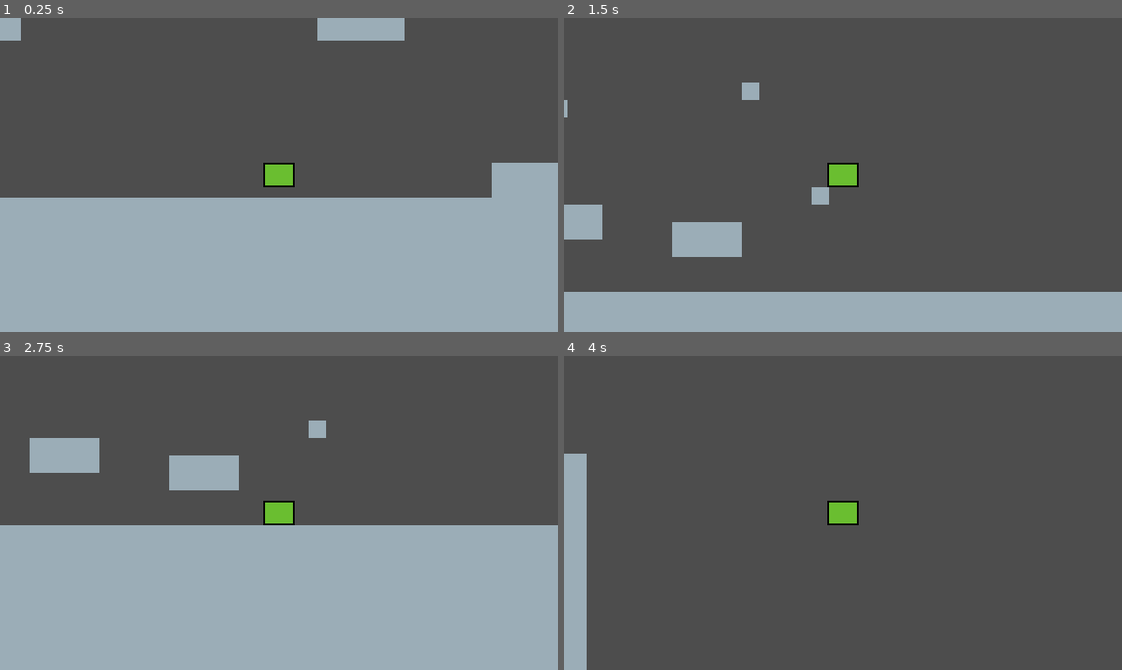
Above: before the commit, frames 1-4 (two rows, left to right).
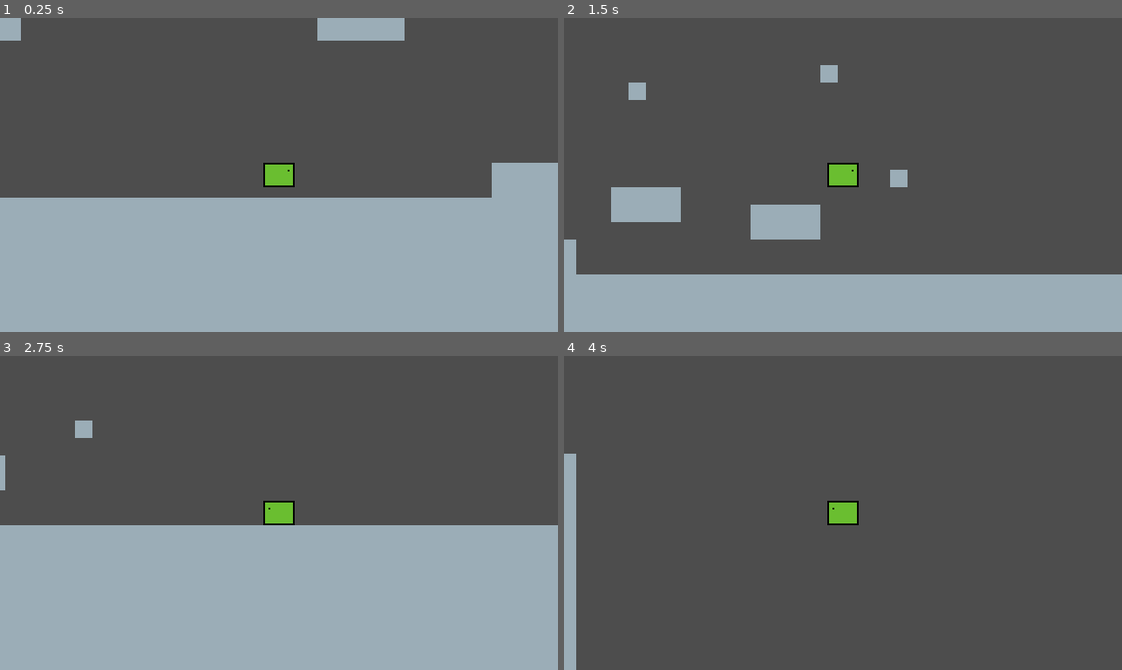
Above: after the commit, the same moments.

Repository: DaPizzaGod/Exotica
Game: Godot game, scene res://stages/prototype/level.tscn
Two runs of this game, one before a commit and one after it. Both use one fixed random seed, a clock stepped at 60 frames per second and the inputs below.
Inputs:
- Up to frame 1 (0.25 s): no input
- Up to frame 2 (1.5 s): hold D (right) from 0.53 s (still down); tap W (jump) at 0.77 s
- Up to frame 3 (2.75 s): tap W (jump) at 1.52 s; release D (right) at 2.03 s; hold A (left) from 2.03 s (still down)
- Up to frame 4 (4 s): release A (left) at 2.78 s; hold D (right) from 2.78 s (still down); tap W (jump) at 3.02, 3.77 s

The runs differ from the first frame. In frame 1, less than 0.1% of the frame differs, in the area x 51-52%, y 48-49%; in frame 2, 12%, in the area x 0-100%, y 15-88%; in frame 3, 3.2%; in frame 4, 1.3%.

Commit message:
added eyes

Diff:
--- a/entities/prototype/player/move.gd
+++ b/entities/prototype/player/move.gd
@@ -17,12 +17,17 @@
 
 	if Input.is_action_pressed("right"):
 		movement = min(movement + acceleration, max_speed)
+
 	elif Input.is_action_pressed("left"):
 		movement = max(movement - acceleration, -max_speed)
+
 	else:
 		return idle
 
-	#flip sprite
+	if movement != 0:
+		parent.sprite.flip_h = movement < 0
+
+
 	parent.velocity.x = movement
 	parent.move_and_slide()
 
--- a/entities/prototype/player/player.gd
+++ b/entities/prototype/player/player.gd
@@ -1,6 +1,7 @@
 extends CharacterBody2D
 
 @onready var state_machine:= $StateMachine
+@onready var sprite: Sprite2D = $Sprite2D
 
 func _ready() -> void:
 	state_machine.start_state_machine(self)
--- a/entities/prototype/player/player.tscn
+++ b/entities/prototype/player/player.tscn
@@ -30,7 +30,7 @@
 move = NodePath("../Move")
 jump = NodePath("../Jump")
 fall = NodePath("../Fall")
-deceleration = 400.0
+deceleration = 350.0
 
 [node name="Move" type="Node" parent="StateMachine" unique_id=1392692052 node_paths=PackedStringArray("idle", "jump", "fall")]
 script = ExtResource("5_wwex6")
@@ -38,7 +38,7 @@
 jump = NodePath("../Jump")
 fall = NodePath("../Fall")
 max_speed = 350.0
-acceleration = 10000.0
+acceleration = 20.0
 metadata/_custom_type_script = "uid://d1kimhp5gr6wj"
 
 [node name="Jump" type="Node" parent="StateMachine" unique_id=1640686531 node_paths=PackedStringArray("move", "idle", "fall")]
--- a/entities/prototype/player/state.gd
+++ b/entities/prototype/player/state.gd
@@ -4,6 +4,7 @@
 
 
 var gravity:= 900
+
 
 var parent: CharacterBody2D
 
Binary file changed: entities/prototype/player/player_rectangle.ase
Binary file changed: entities/prototype/player/player_rectangle.png
